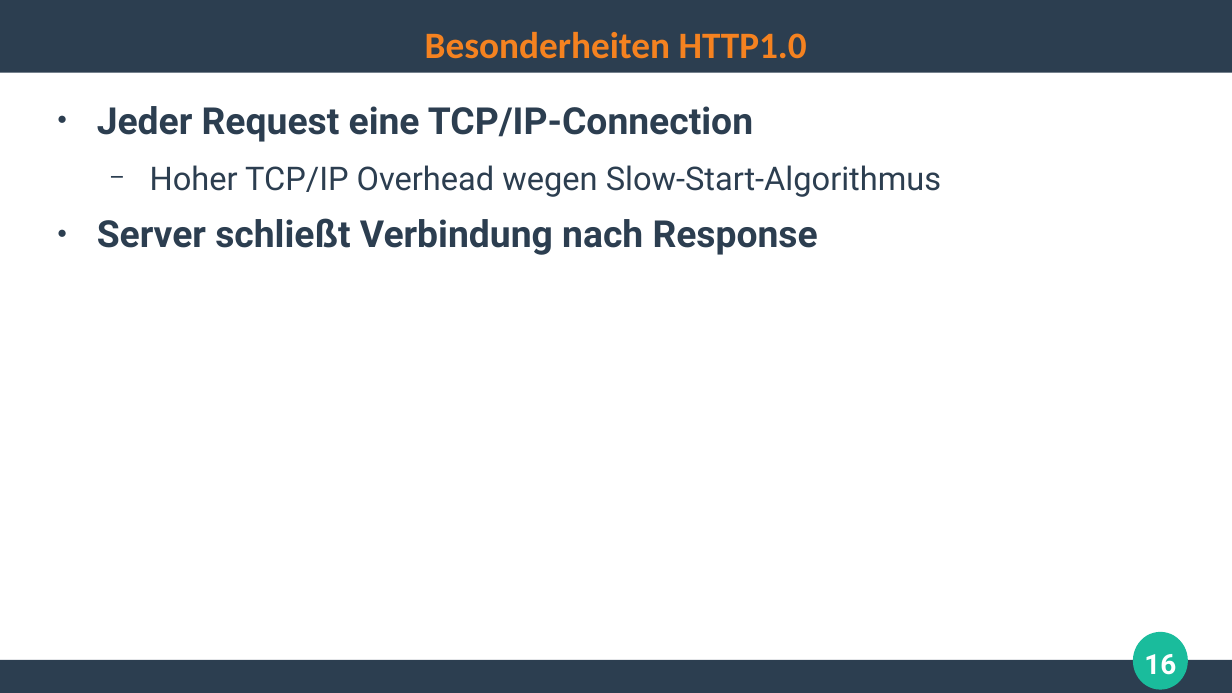
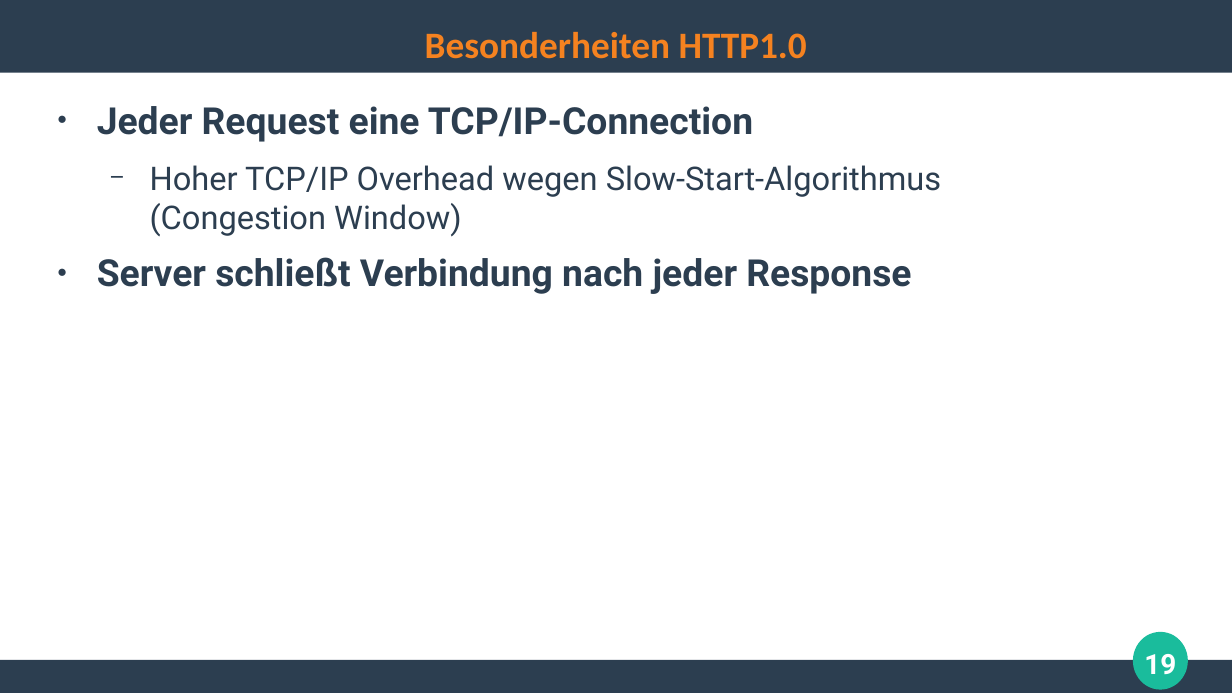
Before and after one commit to ghandmann/HS-AlbSig-WebAnwendungen2, a slide deck: slide 19 of Kapitel/02_HTTP.odp (slide 16 before the commit). Drawn at 1232x693 pixels with LibreOffice and Linux fonts; fonts in the diff are those of the drawing. Boxes give left, top, right and bottom in pixels: in the first picture for what was removed or moved away, otherwise in the second. Text is boxed around its words. In the diff, an @@ line names an element or a change of style, - is before the commit and + after.

Commit message:
Finalized HTTP chapter

```diff
--- a/Kapitel/02_HTTP.odp
+++ b/Kapitel/02_HTTP.odp
@@ text at [97, 165, 941, 294]: text changed @@
-  − Hoher TCP/IP Overhead wegen Slow-Start-Algorithmus
-● Server schließt Verbindung nach Response
+  − Hoher TCP/IP Overhead wegen Slow-Start-Algorithmus
+    (Congestion Window)
+● Server schließt Verbindung nach jeder Response
@@ page number at [1144, 654, 1176, 674]: text changed @@
-16
+19
```
Also in this commit, not shown: 6 other slides changed, 11 slides added.
